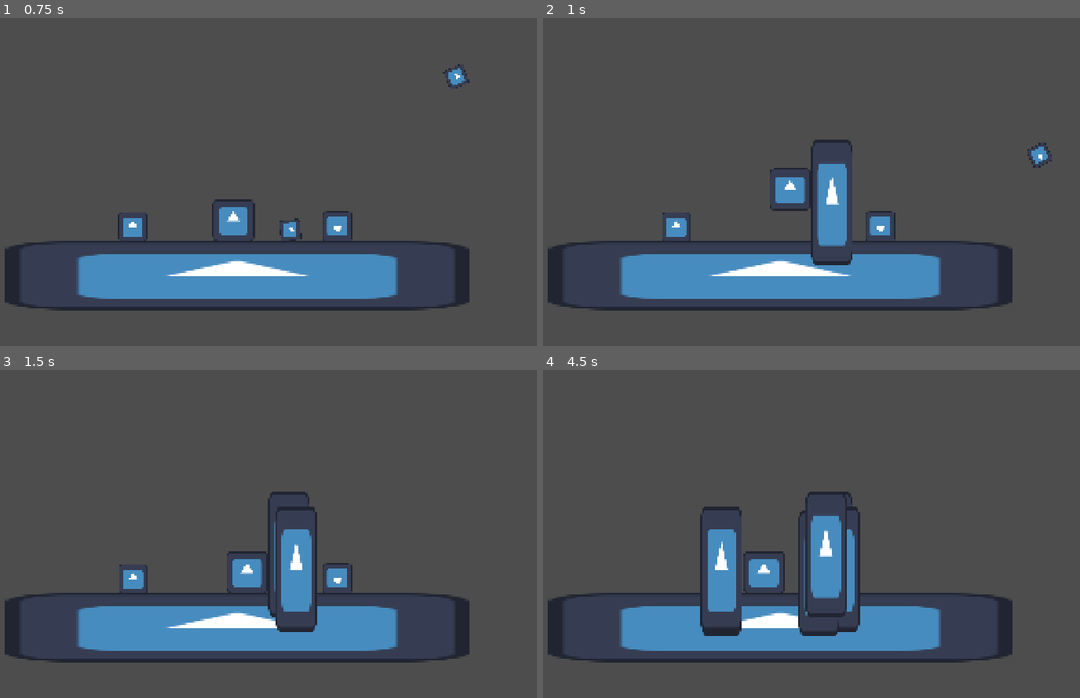
Above: before the commit, frames 1-4 (two rows, left to right).
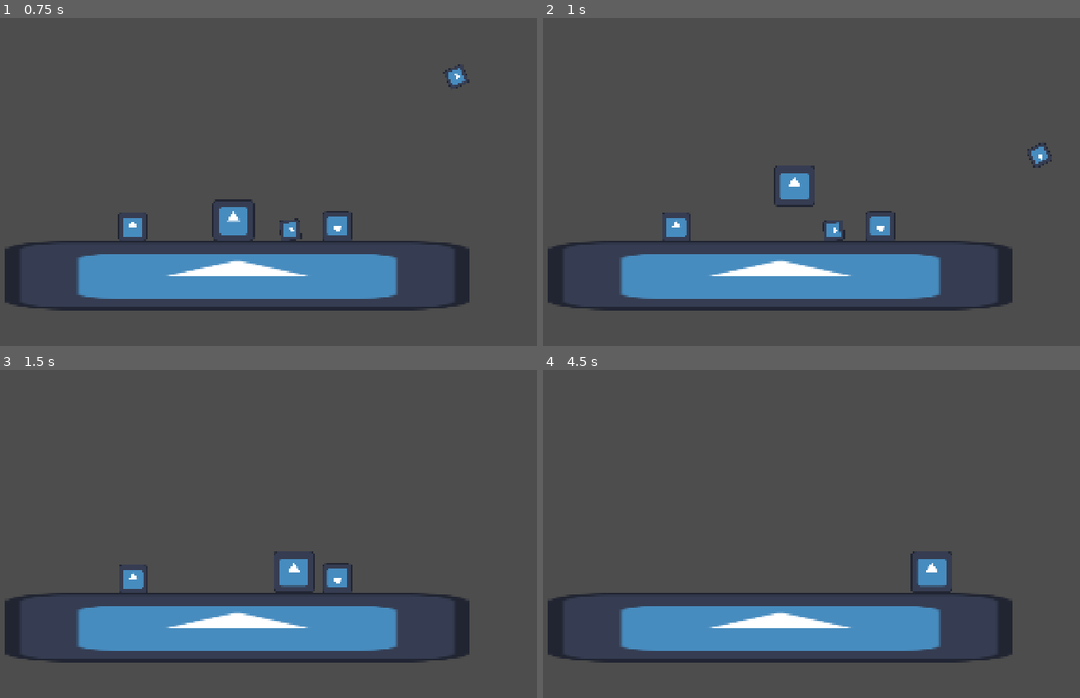
Above: after the commit, the same moments.

Repository: Goodman599/UWGameDevClubFall2026Jam
Game: Godot game, scene res://main.tscn
Two runs of this game, one before a commit and one after it. Both use one fixed random seed, a clock stepped at 60 frames per second and the inputs below. The engine's default icon, where the game draws it, is replaced by a stand-in: a white triangle on a blue panel in a dark square.
Inputs:
- Up to frame 1 (0.75 s): hold D (right) from 0.53 s (still down); tap K (create_bomb) at 0.6 s
- Up to frame 2 (1 s): keep holding D (right); tap Space (jump) at 0.77 s; tap J (create_platform) at 0.8 s
- Up to frame 3 (1.5 s): keep holding D (right); tap J (create_platform) at 1.35 s
- Up to frame 4 (4.5 s): tap Space (jump) at 1.52, 3.02, 3.77 s; tap K (create_bomb) at 1.55, 2.1, 3.05, 3.6 s; release D (right) at 2.03 s; hold A (left) 2.03-2.78 s; tap J (create_platform) at 2.3, 2.85, 3.8, 4.35 s; hold D (right) 2.78-4.28 s; hold A (left) from 4.28 s (still down)

Frame 1 is identical in both runs. In frame 2, 2.3% of the frame differs, in the area x 42-58%, y 37-76%; in frame 3, 2.7%; in frame 4, 6.6%, in the area x 29-77%, y 37-82%.

Commit message:
Platform holograms & prevent platforms in solid ground

Diff:
--- a/game_objects/platform_files/horizontal_platform.tscn
+++ b/game_objects/platform_files/horizontal_platform.tscn
@@ -13,14 +13,20 @@
 [node name="HorizontalPlatform" type="Node2D" unique_id=889834616]
 script = ExtResource("1_i255e")
 
-[node name="Sprite2D" type="Sprite2D" parent="." unique_id=895035086]
+[node name="PlatformSprite" type="Sprite2D" parent="." unique_id=895035086]
 position = Vector2(7.6293945e-06, 0)
 scale = Vector2(3, 1)
 texture = ExtResource("2_17ym5")
 
-[node name="StaticBody2D" type="StaticBody2D" parent="." unique_id=560734454]
+[node name="HologramSprite" type="Sprite2D" parent="." unique_id=994883865]
+self_modulate = Color(1, 1, 1, 0.49803922)
+position = Vector2(7.6293945e-06, 0)
+scale = Vector2(3, 1)
+texture = ExtResource("2_17ym5")
 
-[node name="CollisionShape2D" type="CollisionShape2D" parent="StaticBody2D" unique_id=999541776]
+[node name="CollisionBox" type="StaticBody2D" parent="." unique_id=560734454]
+
+[node name="CollisionShape2D" type="CollisionShape2D" parent="CollisionBox" unique_id=999541776]
 shape = SubResource("RectangleShape2D_jreem")
 
 [node name="ExplodableComponent" parent="." unique_id=902603782 instance=ExtResource("3_i2ne7")]
@@ -28,4 +34,13 @@
 [node name="CollisionShape2D" parent="ExplodableComponent/ExplosionDetectionArea" parent_id_path=PackedInt32Array(902603782, 1756107568) index="0" unique_id=1075704933]
 shape = SubResource("RectangleShape2D_bko15")
 
+[node name="HologramDetectionArea" type="Area2D" parent="." unique_id=1552912762]
+
+[node name="CollisionShape2D" type="CollisionShape2D" parent="HologramDetectionArea" unique_id=4150973]
+shape = SubResource("RectangleShape2D_jreem")
+debug_color = Color(0, 0.630672, 0.46684557, 0.14901961)
+
+[connection signal="body_entered" from="HologramDetectionArea" to="." method="_on_hologram_detection_area_body_entered"]
+[connection signal="body_exited" from="HologramDetectionArea" to="." method="_on_hologram_detection_area_body_exited"]
+
 [editable path="ExplodableComponent"]
--- a/game_objects/platform_files/platform.gd
+++ b/game_objects/platform_files/platform.gd
@@ -6,13 +6,43 @@
 
 var object_spawn_parent : Node2D
 
+var is_hologram := false
+var valid_hologram : bool
+
 # Called when the node enters the scene tree for the first time.
 func _ready() -> void:
 	$ExplodableComponent.explode.connect(destroy)
+	$HologramSprite.hide()
+
+func set_hologram(value : bool):
+	is_hologram = value
+	if is_hologram:
+		$CollisionBox.set_process_mode(PROCESS_MODE_DISABLED)
+
+		$PlatformSprite.hide()
+
+		# The Detection area doesn't update until the frame after the hologram is spawned in
+		await get_tree().physics_frame
+
+		$HologramSprite.show()
+
+		if $HologramDetectionArea.get_overlapping_bodies().is_empty():
+			valid_hologram = true
+			$HologramSprite.self_modulate = Color(0, 1, 0, 0.5)
+		else:
+			valid_hologram = false
+			$HologramSprite.self_modulate = Color(1, 0, 0, 0.5)
+
+	else:
+		$CollisionBox.set_process_mode(PROCESS_MODE_INHERIT)
+		$HologramSprite.hide()
+		$PlatformSprite.show()
+
 
 func destroy() -> void:
-	spawn_scrap(SCRAP_REFUND)
-	queue_free()
+	if !is_hologram:
+		spawn_scrap(SCRAP_REFUND)
+		queue_free()
 
 func spawn_scrap(count : int) -> void:
 	if !object_spawn_parent:
@@ -23,3 +53,15 @@
 		var new_scrap = SCRAP_SCENE.instantiate()
 		new_scrap.global_position = global_position
 		object_spawn_parent.call_deferred("add_child", new_scrap)
+
+
+
+func _on_hologram_detection_area_body_entered(_body: Node2D) -> void:
+	valid_hologram = false
+	$HologramSprite.self_modulate = Color(1, 0, 0, 0.5)
+
+
+func _on_hologram_detection_area_body_exited(_body: Node2D) -> void:
+	if $HologramDetectionArea.get_overlapping_bodies().is_empty():
+		valid_hologram = true
+		$HologramSprite.self_modulate = Color(0, 1, 0, 0.5)
--- a/game_objects/platform_files/vertical_platform.tscn
+++ b/game_objects/platform_files/vertical_platform.tscn
@@ -10,17 +10,26 @@
 [sub_resource type="RectangleShape2D" id="RectangleShape2D_6l6gs"]
 size = Vector2(144, 400)
 
+[sub_resource type="RectangleShape2D" id="RectangleShape2D_oacvb"]
+size = Vector2(128, 384)
+
 [node name="VerticalPlatform" type="Node2D" unique_id=889834616]
 script = ExtResource("1_mqikw")
 
-[node name="Sprite2D" type="Sprite2D" parent="." unique_id=895035086]
+[node name="PlatformSprite" type="Sprite2D" parent="." unique_id=895035086]
 position = Vector2(-3.8146973e-06, 0)
 scale = Vector2(0.99999994, 3)
 texture = ExtResource("2_oacvb")
 
-[node name="StaticBody2D" type="StaticBody2D" parent="." unique_id=560734454]
+[node name="HologramSprite" type="Sprite2D" parent="." unique_id=1287757554]
+self_modulate = Color(1, 1, 1, 0.49803922)
+position = Vector2(-3.8146973e-06, 0)
+scale = Vector2(0.99999994, 3)
+texture = ExtResource("2_oacvb")
 
-[node name="CollisionShape2D" type="CollisionShape2D" parent="StaticBody2D" unique_id=999541776]
+[node name="CollisionBox" type="StaticBody2D" parent="." unique_id=560734454]
+
+[node name="CollisionShape2D" type="CollisionShape2D" parent="CollisionBox" unique_id=999541776]
 shape = SubResource("RectangleShape2D_p6env")
 
 [node name="ExplodableComponent" parent="." unique_id=902603782 instance=ExtResource("3_oacvb")]
@@ -28,4 +37,13 @@
 [node name="CollisionShape2D" parent="ExplodableComponent/ExplosionDetectionArea" parent_id_path=PackedInt32Array(902603782, 1756107568) index="0" unique_id=1075704933]
 shape = SubResource("RectangleShape2D_6l6gs")
 
+[node name="HologramDetectionArea" type="Area2D" parent="." unique_id=814252628]
+
+[node name="CollisionShape2D" type="CollisionShape2D" parent="HologramDetectionArea" unique_id=68941673]
+shape = SubResource("RectangleShape2D_oacvb")
+debug_color = Color(0, 0.630672, 0.46684557, 0.14901961)
+
+[connection signal="body_entered" from="HologramDetectionArea" to="." method="_on_hologram_detection_area_body_entered"]
+[connection signal="body_exited" from="HologramDetectionArea" to="." method="_on_hologram_detection_area_body_exited"]
+
 [editable path="ExplodableComponent"]
--- a/player_files/player.gd
+++ b/player_files/player.gd
@@ -2,7 +2,7 @@
 extends CharacterBody2D
 
 const SPEED := 300.0
-const JUMP_VELOCITY := -600.0
+const JUMP_VELOCITY := -650.0
 const TERMINAL_VELOCITY := 1000.0
 const ACCELERATED_TERMINAL_VELOCITY := 1500.0 # Used when holding downwards
 const AIR_DRAG := 10.0 # Used when falling faster than terminal velocity
@@ -21,6 +21,8 @@
 const PLATFORM_PLACE_OFFSET := 150.0
 const HORIZONTAL_PLATFORM := preload("res://game_objects/platform_files/horizontal_platform.tscn")
 const VERTICAL_PLATFORM := preload("res://game_objects/platform_files/vertical_platform.tscn")
+var platform_hologram_H : Platform
+var platform_hologram_V : Platform
 
 var last_pressed_direction : Vector2i # {(1, 0), (-1, 0), (0, 1), (0, -1)}, used for immediate press & releases
 var aiming_platform := false
@@ -59,9 +61,10 @@
 		last_pressed_direction = Vector2i(-1, 0)
 
 
-	if Input.is_action_just_pressed("create_platform") and !aiming_bomb:
+	if Input.is_action_just_pressed("create_platform") and !aiming_bomb and !aiming_platform:
 		aiming_platform = true
-	if Input.is_action_just_pressed("create_bomb") and !aiming_platform:
+		create_platform_hologram()
+	if Input.is_action_just_pressed("create_bomb") and !aiming_platform and !aiming_bomb:
 		aiming_bomb = true
 	if aiming_platform:
 		aim_platform()
@@ -89,7 +92,7 @@
 
 func fall(delta : float):
 	var terminal_velocity : float
-	if Input.is_action_pressed("down"):
+	if Input.is_action_pressed("down") and !aiming_bomb and !aiming_platform:
 		terminal_velocity = ACCELERATED_TERMINAL_VELOCITY
 	else:
 		terminal_velocity = TERMINAL_VELOCITY
@@ -143,36 +146,89 @@
 	# Record the direction pressed (NESW)
 	# Because this is only NESW, we will just take the most recent input
 	if Input.is_action_just_pressed("up"):
+		if platform_aim_direction.y == 0: # If was a wall before
+			if !platform_hologram_H: # If a hologram hasn't been created yet (possible edgecase)
+				platform_aim_direction = Vector2i(0, -1)
+				create_platform_hologram()
+			platform_hologram_V.hide()
+			platform_hologram_H.show()
 		platform_aim_direction = Vector2i(0, -1)
 	elif Input.is_action_just_pressed("right"):
+		if platform_aim_direction.x == 0: # If was a floor before
+			if !platform_hologram_H: # If a hologram hasn't been created yet (possible edgecase)
+				platform_aim_direction = Vector2i(1, 0)
+				create_platform_hologram()
+			platform_hologram_H.hide()
+			platform_hologram_V.show()
 		platform_aim_direction = Vector2i(1, 0)
 	elif Input.is_action_just_pressed("down"):
+		if platform_aim_direction.y == 0: # If was a wall before
+			if !platform_hologram_H: # If a hologram hasn't been created yet (possible edgecase)
+				platform_aim_direction = Vector2i(0, 1)
+				create_platform_hologram()
+			platform_hologram_V.hide()
+			platform_hologram_H.show()
 		platform_aim_direction = Vector2i(0, 1)
 	elif Input.is_action_just_pressed("left"):
+		if platform_aim_direction.x == 0: # If was a floor before
+			if !platform_hologram_H: # If a hologram hasn't been created yet (possible edgecase)
+				platform_aim_direction = Vector2i(-1, 0)
+				create_platform_hologram()
+			platform_hologram_H.hide()
+			platform_hologram_V.show()
 		platform_aim_direction = Vector2i(-1, 0)
+
+	if platform_hologram_H:
+		platform_hologram_H.global_position = global_position + platform_aim_direction * PLATFORM_PLACE_OFFSET
+		platform_hologram_V.global_position = global_position + platform_aim_direction * PLATFORM_PLACE_OFFSET
 
 func aim_bomb():
 	# Record the direction pressed (NESW + diagonals)
 	pass
 
-func create_platform():
+func create_platform_hologram():
 	if platform_aim_direction == Vector2i(0, 0):
 		if last_pressed_direction == Vector2i(0, 0):
 			return
 		platform_aim_direction = last_pressed_direction
 
-	var platform : Platform
-	# Place a platform based on recorded direction while aiming
-	if platform_aim_direction.x != 0: # Platform to the side -> Wall
-		platform = VERTICAL_PLATFORM.instantiate()
-	else: # Platform to the top/bottom -> Floor
-		platform = HORIZONTAL_PLATFORM.instantiate()
-
-	platform.global_position = global_position + platform_aim_direction * PLATFORM_PLACE_OFFSET
-	platform.object_spawn_parent = object_spawn_parent
-	object_spawn_parent.add_child(platform)
+	platform_hologram_V = VERTICAL_PLATFORM.instantiate()
+	platform_hologram_H = HORIZONTAL_PLATFORM.instantiate()
+
+
+	platform_hologram_V.object_spawn_parent = object_spawn_parent
+	object_spawn_parent.add_child(platform_hologram_V)
+	platform_hologram_V.set_hologram(true)
+
+	platform_hologram_H.object_spawn_parent = object_spawn_parent
+	object_spawn_parent.add_child(platform_hologram_H)
+	platform_hologram_H.set_hologram(true)
+
+	if platform_aim_direction.x == 0: # No X offset aka directly above/below
+		platform_hologram_V.hide()
+	else:
+		platform_hologram_H.hide()
+
+func create_platform():
+	if !platform_hologram_H: # No hologram was generated in the first palce (edgecase)
+		return
+
+	if platform_aim_direction.x == 0: # No X offset aka directly above/below
+		if platform_hologram_H.valid_hologram:
+			platform_hologram_H.set_hologram(false)
+		else:
+			platform_hologram_H.queue_free()
+		platform_hologram_V.queue_free()
+	else:
+		if platform_hologram_V.valid_hologram:
+			platform_hologram_V.set_hologram(false)
+		else:
+			platform_hologram_V.queue_free()
+		platform_hologram_H.queue_free()
 
 	# Reset for the next place
+	platform_hologram_H = null
+	platform_hologram_V = null
 	platform_aim_direction = Vector2i(0, 0)
 
 func create_bomb():
